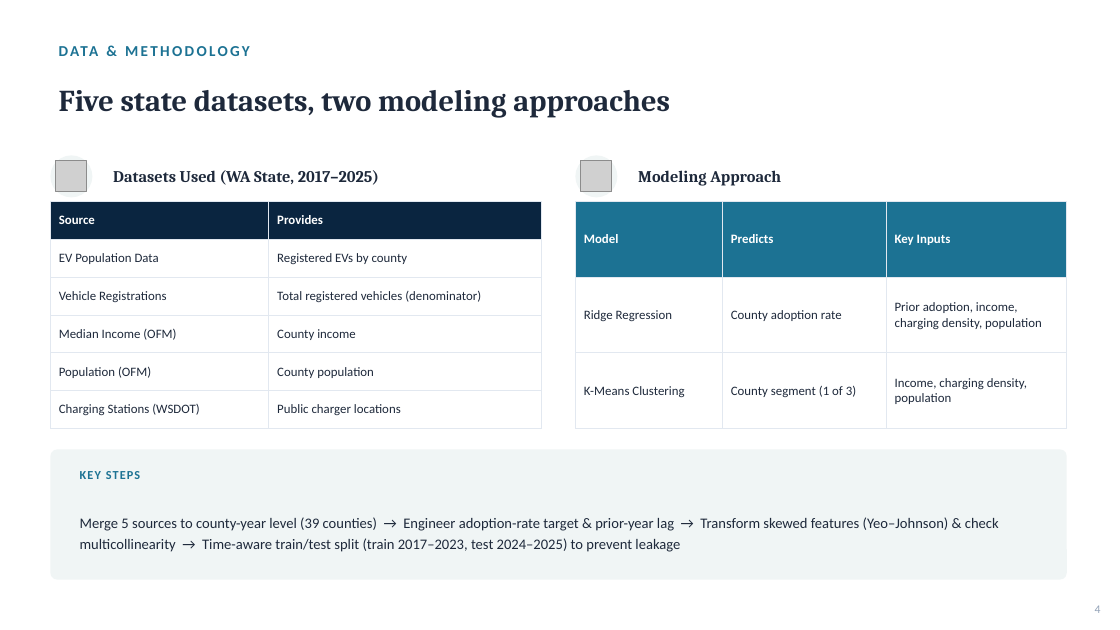
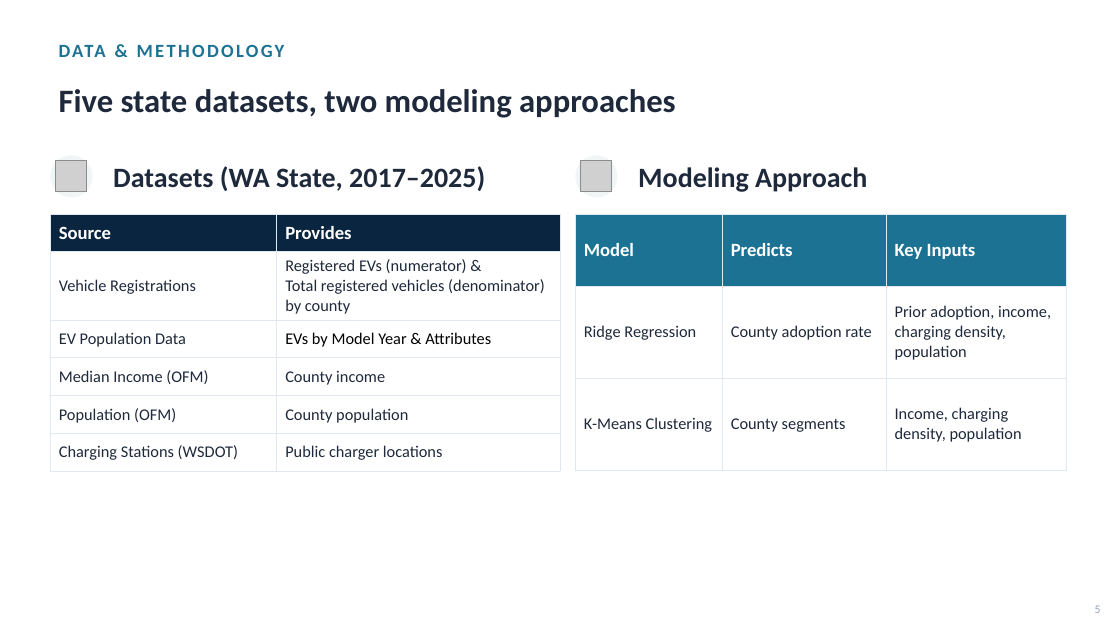
Before and after one commit to gawandesailee-lab/learndsp, a slide deck: slide 5 of Data Science Capstone 3 Project/reports/EV_Adoption_Executive_Briefing.pptx (slide 4 before the commit). Drawn at 1120x630 pixels with LibreOffice and Linux fonts; fonts in the diff are those of the drawing; grey boxes stand for pictures. Boxes give left, top, right and bottom in pixels: in the first picture for what was removed or moved away, otherwise in the second. Text is boxed around its words. In the diff, an @@ line names an element or a change of style, - is before the commit and + after.

```diff
--- a/Data Science Capstone 3 Project/reports/EV_Adoption_Executive_Briefing.pptx
+++ b/Data Science Capstone 3 Project/reports/EV_Adoption_Executive_Briefing.pptx
@@ text "DATA & METHODOLOGY" at [59,45,106,57]: size 13 to 16 pt @@
@@ text "Five state datasets, two modeling ..." at [59,89,676,118]: size 26 to 28 pt, font Cambria to Calibri @@
@@ text at [113,166,485,191]: text changed; size 14 to 24 pt; font Cambria to Calibri @@
-Datasets Used (WA State, 2017–2025)
+Datasets (WA State, 2017–2025)
@@ text "Modeling Approach" at [638,167,867,192]: size 14 to 24 pt, font Cambria to Calibri @@
@@ table at [50,214,560,471] @@
-row 2, column 1: EV Population Data
+row 2, column 1: Vehicle Registrations
-row 2, column 2: Registered EVs by county
+row 2, column 2: Registered EVs (numerator) & / Total registered vehicles (denominator) by county
-row 3, column 1: Vehicle Registrations
+row 3, column 1: EV Population Data
-row 3, column 2: Total registered vehicles (denominator)
+row 3, column 2: EVs by Model Year & Attributes
@@ size 11 to 16 pt in "Source", "Provides" @@
@@ size 11 to 14 pt in "Median Income (OFM)", "County income", "Population (OFM)", "County population" and 2 more places @@
@@ table: place and size @@
-table at [50,202,542,419]
+table at [50,214,560,471]
@@ table at [576,214,1067,471] @@
-row 3, column 2: County segment (1 of 3)
+row 3, column 2: County segments
@@ size 11 to 16 pt in "Model", "Predicts", "Key Inputs" @@
@@ size 11 to 14 pt in "Ridge Regression", "County adoption rate", "Prior adoption, income, charging density, population", "K-Means Clustering" and 1 more places @@
@@ table: place and size @@
-table at [576,202,1067,408]
+table at [576,214,1067,471]
@@ rounded rectangle removed at [50,450,1067,580] @@
@@ text removed at [80,471,140,479] @@
-KEY STEPS
@@ text removed at [80,517,999,552] @@
-Merge 5 sources to county-year level (39 counties) → Engineer adoption-rate target & prior-year lag → Transform skewed features (Yeo–Johnson) & check multicollinearity → Time-aware train/test split (train 2017–2023, test 2024–2025) to prevent leakage
@@ text at [1095,605,1101,613]: text changed @@
-4
+5
```
Also in this commit, not shown: 13 other slides changed, 2 slides added.
